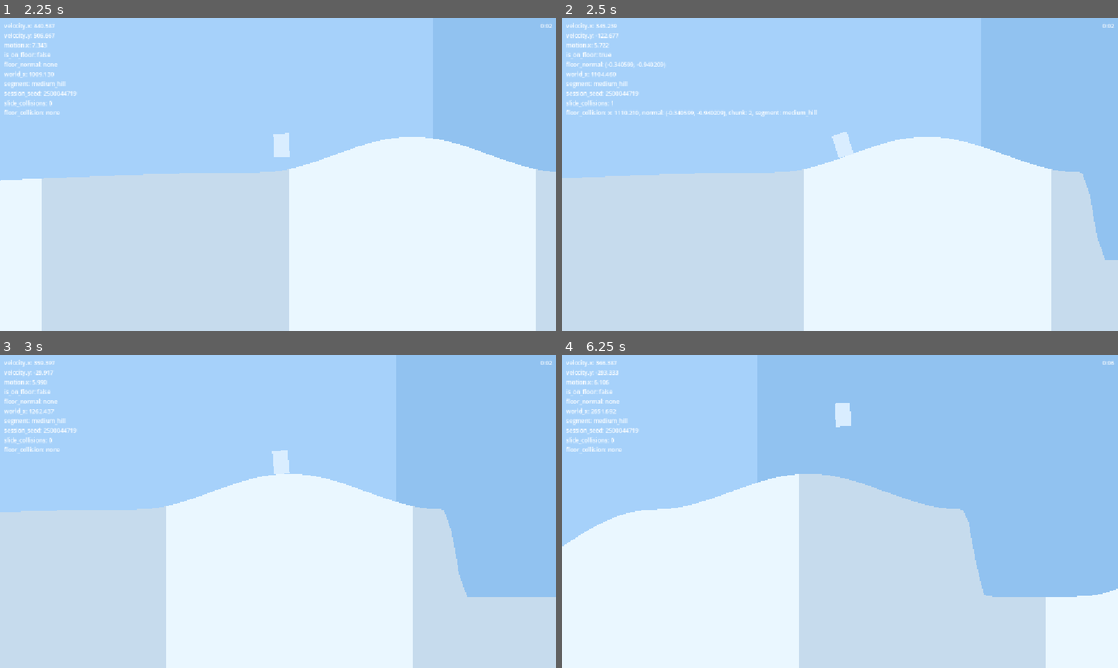
Above: before the commit, frames 1-4 (two rows, left to right).
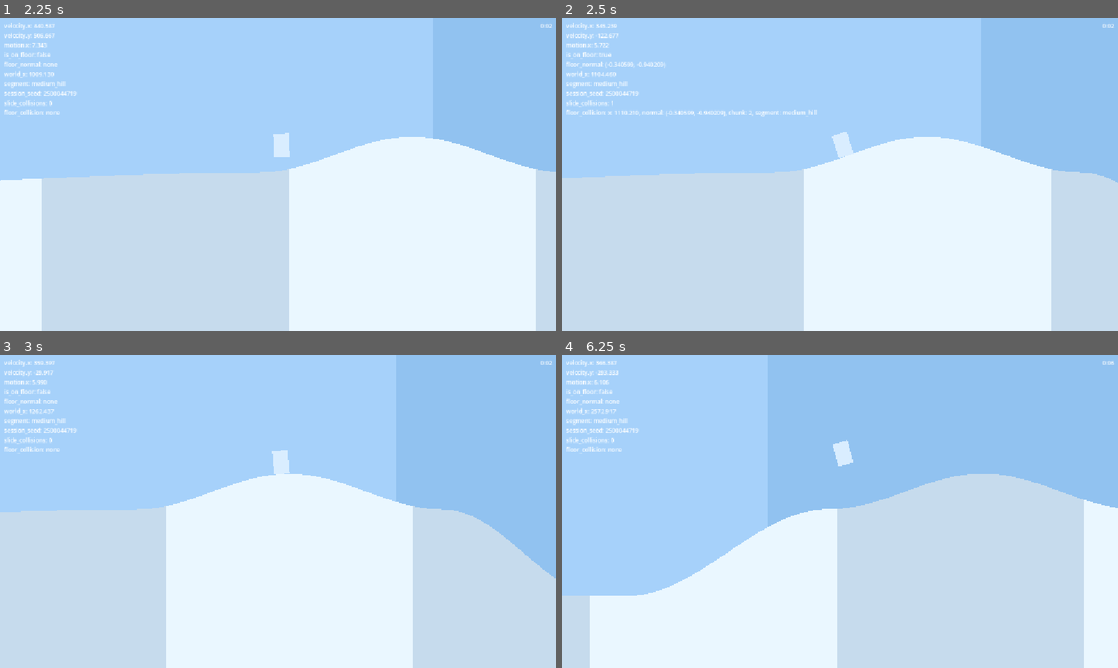
Above: after the commit, the same moments.

Repository: Kiernan-Hub/Aurora
Game: Godot game, scene res://scenes/main.tscn
Same seed, same stepped clock (60 frames per second), same inputs: the game is played once before the commit and once after it.
Inputs:
- Up to frame 1 (2.25 s): tap Enter (ui_accept) at 0.5, 0.77, 1.52 s; hold Up (ui_up) 0.53-2.03 s; hold Down (ui_down) from 2.03 s (still down)
- Up to frame 2 (2.5 s): keep holding Down (ui_down)
- Up to frame 3 (3 s): release Down (ui_down) at 2.78 s; hold Up (ui_up) from 2.78 s (still down)
- Up to frame 4 (6.25 s): tap Enter (ui_accept) at 3.02, 3.77, 4.52, 6.02 s; release Up (ui_up) at 4.28 s; hold Down (ui_down) 4.28-5.03 s; hold Up (ui_up) 5.03-5.78 s; hold Down (ui_down) from 5.78 s (still down)

Frame 1 is identical in both runs. In frame 2, 1.2% of the frame differs, in the area x 93-100%, y 49-78%; in frame 3, 3.3%; in frame 4, 27%, in the area x 0-100%, y 15-100%.

Commit message:
Fix large_valley wall-stall; add net-progress watchdog and stuck timestamp
Second stall bug, distinct from the float32 freeze fixed in 06014b8:
large_valley's drop face was crammed into 48px of horizontal run for a
180px fall, giving a peak angle of 80.4deg -- measured directly against
the reported seed/location (segment 1952, seed 222894852). That's steeper
than floor_max_angle (45deg), so physics treats it as a wall. The player
gets wedged right at the lip: its center samples the steep angle from just
inside the curve while the capsule is still mostly supported by the
near-flat ground before it, so velocity aims somewhere the actual contact
geometry can't move.

- terrain_generator.gd: get_large_valley_drop_length() now derives a
  floor_max_angle-based minimum length (mirroring get_mega_drop_angle()'s
  existing session_floor_max_angle * fraction pattern) and combines it
  with the existing floor-snap-contact minimum via maxf() instead of
  minf(). The old minf() silently discarded both minimums whenever the
  48px config constant was already the smallest option, which it always
  was -- a "clamp inactive" bug CLAUDE.md already flagged descriptively.
  Effective drop length is now ~331px, peak angle 40.500deg, matching
  mega_drop's precedent exactly. Verified via
  scripts/debug/model_validation_dump.gd at 5 different large_valley
  instances and scripts/debug/stall_recovery_probe.gd crossing each one's
  lip -- 0 stalls, versus reliably wedging before.

- player.gd: added a second, independent watchdog
  (update_stuck_detection) alongside the existing per-frame one. The
  per-frame stall predicate requires 4 *consecutive* near-zero frames;
  this bug's jitter (small back-and-forth motion) never strings that
  many together, so the existing recover_from_stall() never fired here
  (measured: 0 recoveries over 600 frames of being provably stuck).  The
  new detector tracks *net* progress over a 60-frame window instead and
  triggers the same recovery path.

- main.gd / main.tscn: added a StuckTimeLabel that stamps the real
  elapsed session time when a stuck event fires, without touching the
  running timer -- prompted by a stall that wasn't noticed until 43
  minutes after it happened, with no way to tell when it actually
  stopped.

Full 60,000-frame regression replay (seed 941462462, world_rebase on)
after this change: status=no_freeze, stall_recoveries=0.

Co-Authored-By: Claude Opus 5 <noreply@anthropic.com>

Diff:
--- a/scenes/main.tscn
+++ b/scenes/main.tscn
@@ -51,3 +51,16 @@
 theme_override_font_sizes/font_size = 12
 text = "0:00"
 horizontal_alignment = 2
+
+[node name="StuckTimeLabel" type="Label" parent="CanvasLayer" unique_id=903217456]
+visible = false
+anchors_preset = 1
+anchor_left = 1.0
+anchor_right = 1.0
+offset_left = -220.0
+offset_top = 30.0
+offset_right = -8.0
+offset_bottom = 50.0
+theme_override_font_sizes/font_size = 12
+text = ""
+horizontal_alignment = 2
--- a/scripts/main.gd
+++ b/scripts/main.gd
@@ -6,6 +6,7 @@
 @onready var camera_2d: Camera2D = $Camera2D
 @onready var terrain_generator: TerrainGenerator = $TerrainGenerator
 @onready var timer_label: Label = $CanvasLayer/TimerLabel
+@onready var stuck_time_label: Label = $CanvasLayer/StuckTimeLabel
 
 const WORLD_REBASER_SCRIPT: Script = preload("res://scripts/systems/world_rebaser.gd")
 const VERTICAL_FOLLOW_MARGIN: float = 72.0
@@ -32,6 +33,7 @@
 		push_error("Main requires a TerrainGenerator child for world rebasing.")
 	if not world_rebase_enabled:
 		push_warning("World rebasing is DISABLED - the terrain freeze bug will return.")
+	(player as Player).debug_stuck_detected.connect(_on_player_stuck_detected)
 
 
 func _physics_process(delta: float) -> void:
@@ -46,6 +48,17 @@
 
 	elapsed_time += delta
 	timer_label.text = format_elapsed_time(elapsed_time)
+
+
+# Stamps the real session clock at the moment the player stops making progress, and
+# leaves it on screen -- elapsed_time / timer_label keep running normally, this is a
+# separate label so "when did it stop" survives even if you looked away and came
+# back later. Overwrites on each new stuck event, but every event is also printed
+# to the console by Player, so the full history isn't lost.
+func _on_player_stuck_detected(session_seed: int, world_x: float) -> void:
+	stuck_time_label.visible = true
+	stuck_time_label.text = "stuck @ %s (x=%.0f)" % [format_elapsed_time(elapsed_time), world_x]
+	print("Player stuck at elapsed=", format_elapsed_time(elapsed_time), " seed=", session_seed, " world_x=", world_x)
 
 
 func format_elapsed_time(total_seconds: float) -> String:
--- a/scripts/player/player.gd
+++ b/scripts/player/player.gd
@@ -5,6 +5,7 @@
 signal died
 signal debug_freeze_detected(session_seed: int)
 signal debug_stall_recovered(session_seed: int, world_x: float)
+signal debug_stuck_detected(session_seed: int, world_x: float)
 
 const SPEED_MANAGER_SCRIPT: Script = preload("res://scripts/systems/speed_manager.gd")
 const GRAVITY: float = 1600.0
@@ -25,6 +26,14 @@
 # Clearance above the sampled surface when re-seating, so the recovered body is not
 # born inside the collision polyline. Floor snap (18px) pulls it back down.
 const STALL_RECOVERY_CLEARANCE: float = 1.0
+# "Stuck" here means near-zero NET progress over a real window, not a single frame
+# reading exactly 0 -- catches jittering-in-place (small back-and-forth motion that
+# never clears a hard freeze threshold) as well as a flat stall. 60 frames = ~1s.
+const STUCK_WINDOW_FRAME_COUNT: int = 60
+# Even on the steepest face in this generator (~34 degrees, large_valley) minimum
+# forward speed (300 px/s) along-surface is ~250 px/s; a legitimate slope has no
+# reason to produce under 20px of net motion in a full second.
+const STUCK_NET_PROGRESS_THRESHOLD: float = 20.0
 
 @export var DEBUG_ALLOW_MANUAL_SPEED_CONTROL: bool = true
 @export var DEBUG_SHOW_PLAYER_STATE: bool = true
@@ -51,6 +60,9 @@
 var capsule_half_height: float = 24.0
 var stalled_frame_count: int = 0
 var debug_stall_recovery_count: int = 0
+var stuck_motion_x_window: Array[float] = []
+var stuck_event_reported: bool = false
+var debug_stuck_event_count: int = 0
 
 const DEBUG_FREEZE_MIN_VELOCITY_X: float = 1.0
 const DEBUG_FREEZE_MAX_MOTION_X: float = 0.01
@@ -104,6 +116,7 @@
 	move_and_slide()
 	last_physics_displacement = global_position - position_before_move
 	update_stall_recovery(delta)
+	update_stuck_detection(delta)
 	if TerrainGenerator.DEBUG_TERRAIN_LOGGING or DEBUG_SLOPE_LOGGING:
 		var slide_collision_count: int = get_slide_collision_count()
 		print("slide_collision_count=", slide_collision_count)
@@ -220,6 +233,42 @@
 	debug_stall_recovered.emit(get_terrain_session_seed(), recovered_x)
 
 
+# Broader than is_stalled_this_frame(), and the reason that predicate alone is not
+# enough: a jittering stall (small back-and-forth motion) never strings together
+# STALL_RECOVERY_FRAME_THRESHOLD consecutive near-zero frames, so the per-frame
+# watchdog never fires while the player is nonetheless going nowhere. Measured at
+# seed 222894852 / world_x 1,166,358: 600 frames, net progress 1.6px, recoveries 0.
+# This catches it on NET progress instead, and recovers through the same path.
+func update_stuck_detection(delta: float) -> void:
+	stuck_motion_x_window.append(last_physics_displacement.x)
+	if stuck_motion_x_window.size() > STUCK_WINDOW_FRAME_COUNT:
+		stuck_motion_x_window.pop_front()
+	if stuck_motion_x_window.size() < STUCK_WINDOW_FRAME_COUNT:
+		return
+
+	var net_progress: float = 0.0
+	for windowed_motion_x: float in stuck_motion_x_window:
+		net_progress += windowed_motion_x
+
+	if not (is_on_floor() and net_progress < STUCK_NET_PROGRESS_THRESHOLD):
+		stuck_event_reported = false
+		return
+
+	if stuck_event_reported:
+		return
+
+	stuck_event_reported = true
+	debug_stuck_event_count += 1
+	print("STUCK_DETECTED seed=", get_terrain_session_seed(), " world_x=%.3f" % global_position.x, " event=", debug_stuck_event_count, " net_progress_over_%d_frames=%.3f" % [STUCK_WINDOW_FRAME_COUNT, net_progress])
+	debug_stuck_detected.emit(get_terrain_session_seed(), global_position.x)
+	recover_from_stall(delta)
+	# Clearing the window both resets the measurement against fresh post-recovery
+	# data and acts as a ~1s cooldown, so a location that re-sticks gets rescued
+	# repeatedly rather than once.
+	stuck_motion_x_window.clear()
+	stuck_event_reported = false
+
+
 func setup_debug_state_label() -> void:
 	if not DEBUG_SHOW_PLAYER_STATE:
 		return
--- a/scripts/terrain/terrain_generator.gd
+++ b/scripts/terrain/terrain_generator.gd
@@ -56,6 +56,10 @@
 const LARGE_VALLEY_RISE_LENGTH: float = 420.0
 const LARGE_VALLEY_FLOOR_LENGTH: float = 192.0
 const LARGE_VALLEY_DEPTH: float = 180.0
+# Same margin below floor_max_angle that mega_drop already uses. In practice this,
+# not LARGE_VALLEY_DROP_LENGTH above, determines the drop's real length -- see
+# get_large_valley_drop_length().
+const LARGE_VALLEY_FLOOR_ANGLE_FRACTION: float = 0.9
 const MEGA_DROP_TOTAL_VERTICAL_DROP: float = 1080.0
 const MEGA_DROP_SEGMENT_COUNT: int = 4
 const MEGA_DROP_FLOOR_ANGLE_FRACTION: float = 0.9
@@ -442,12 +446,34 @@
 	return MEDIUM_HILL_AMPLITUDE
 
 
+func get_large_valley_max_angle() -> float:
+	return session_floor_max_angle * LARGE_VALLEY_FLOOR_ANGLE_FRACTION
+
+
+# Shortest drop_length whose PEAK chord angle still stays at/under
+# get_large_valley_max_angle(). The drop's height profile is an ease-in/out curve
+# (get_transition_profile), whose steepest point has slope
+# (LARGE_VALLEY_DEPTH / drop_length) * (PI / 2) -- solving that for the target
+# angle gives this length.
+func get_large_valley_min_drop_length_for_floor_angle() -> float:
+	return (LARGE_VALLEY_DEPTH * PI) / (2.0 * tan(get_large_valley_max_angle()))
+
+
+# Both quantities below are MINIMUM safe lengths for two independent constraints,
+# not maximums, so the constant and both derived minimums must be combined with
+# maxf(), never minf() -- a shorter length is always the STEEPER, less safe option.
+# (Measured bug in the prior version of this function: it used minf(), which since
+# LARGE_VALLEY_DROP_LENGTH=48 was already shorter than the floor-snap minimum
+# (~70.5px), silently discarded that minimum and let the drop reach 80.4 degrees --
+# steeper than floor_max_angle (45 degrees), which physics then treats as a wall
+# rather than a ramp. See CLAUDE.md's known-bad-seeds table.)
 func get_large_valley_drop_length() -> float:
 	var physics_delta: float = 1.0 / float(Engine.physics_ticks_per_second)
 	var target_drop_per_tick: float = session_floor_snap_length + (0.5 * Player.GRAVITY * physics_delta * physics_delta)
 	var target_slope: float = (target_drop_per_tick / (SpeedManager.INITIAL_SPEED * physics_delta)) * 1.1
-	var maximum_drop_length: float = (LARGE_VALLEY_DEPTH * PI) / (target_slope * 2.0)
-	return minf(LARGE_VALLEY_DROP_LENGTH, maximum_drop_length)
+	var floor_snap_min_drop_length: float = (LARGE_VALLEY_DEPTH * PI) / (target_slope * 2.0)
+	var floor_angle_min_drop_length: float = get_large_valley_min_drop_length_for_floor_angle()
+	return maxf(LARGE_VALLEY_DROP_LENGTH, maxf(floor_snap_min_drop_length, floor_angle_min_drop_length))
 
 
 func get_large_valley_rise_length() -> float:
